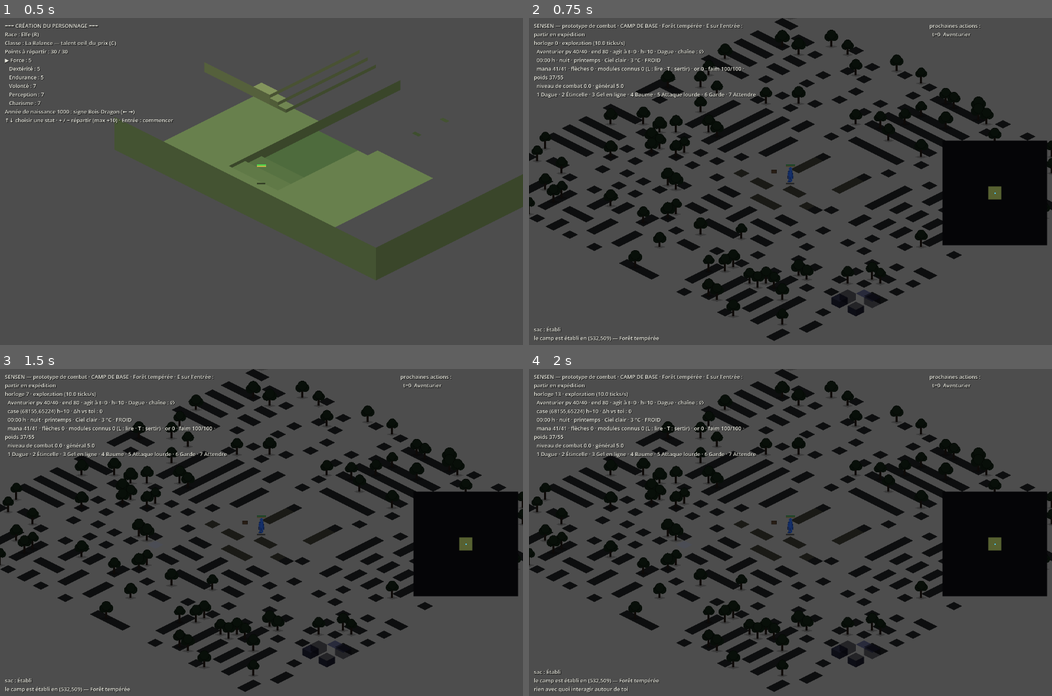
Above: before the commit, frames 1-4 (two rows, left to right).
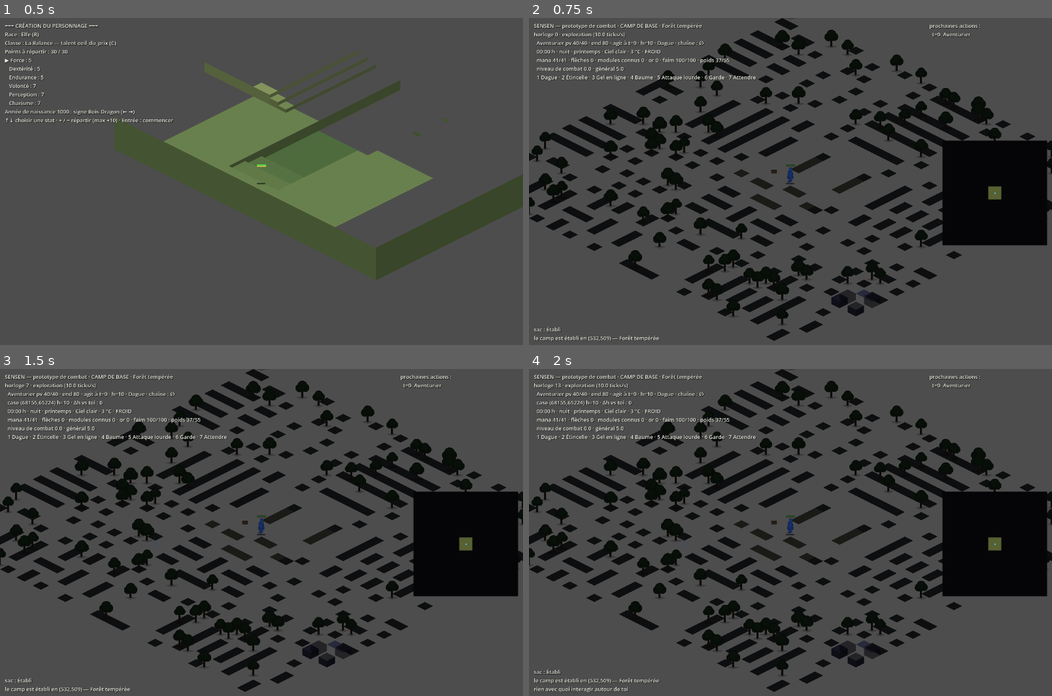
Above: after the commit, the same moments.

Repository: devmarcpro/sensen
Game: Godot game, scene res://scenes/demo/main.tscn
The game is run twice, just before and just after one commit, with the same random seed, the same clock (stepped at 60 frames per second) and the same inputs.
Inputs (mouse positions are in pixels of both pictures, inside the frame that each line leads up to):
- Up to frame 1 (0.5 s): no input
- Up to frame 2 (0.75 s): tap Enter at 0.5 s; move the mouse to (905, 165) at 0.52 s; hold Right from 0.53 s (still down); tap Tab at 0.6 s; click (905, 165) at 0.67 s
- Up to frame 3 (1.5 s): tap M at 0.8, 1.35 s; tap Space at 1.25 s; move the mouse to (156, 548) at 1.27 s; release Right at 1.28 s; hold Down from 1.28 s (still down)
- Up to frame 4 (2 s): keep holding Down; tap E at 1.55 s

Frame 1 is identical in both runs. In frame 2, 1.9% of the frame differs, in the area x 1-44%, y 1-25%; in frame 3, 2.1%; in frame 4, 2.1%, in the area x 1-44%, y 1-28%.

Commit message:
Controles : derniers rappels de touches retires de l'en-tete et de la carte ; Tab ferme aussi la carte
Co-Authored-By: Claude Fable 5 <noreply@anthropic.com>

Diff:
--- a/godot/locale/fr.csv
+++ b/godot/locale/fr.csv
@@ -100,7 +100,7 @@
 capacite.baume.name,Baume
 ui.aide.capacites,I : inventaire · F : atelier · C : feuille (Échap ferme) · M : carte du monde (clic sur une cellule v …(215 unchanged characters)…
 ui.capacite,{touche} {nom} [{modules}] : {forme} portée {pmin}-{pmax} taille {taille} · {ticks} ticks · {ressource} {monnaie} · {des}{bonus}
-ui.capacite.visee,VISÉE : {nom} — cliquer une tuile (Échap annule)
+ui.capacite.visee,VISÉE : {nom} — cliquer une tuile
 ui.capacite.preview,{nom} sur {def} : {des}{bonus} ×{dom} → zone {zone} ×{mult} − armure {armure} ⇒ {min}–{max}
 ui.entite.mana,mana {mana}/{mana_max}
 journal.statut,{nom} subit {statut} ({duree} ticks)
@@ -254,7 +254,7 @@
 journal.pas_de_sertissure,pas d'emplacement libre (ou pas de gemme)
 journal.lecture_reussie,{nom} lit {livre} : {n} module(s) appris
 journal.lecture_echouee,"{nom} échoue à lire {livre} — le livre est perdu ({grave})"
-ui.modules_connus,modules connus {n} (L : lire · T : sertir)
+ui.modules_connus,modules connus {n}
 competence.epee.name,Épée
 competence.hache_d_armes.name,Hache d'armes
 competence.masse.name,Masse
@@ -938,7 +938,7 @@
 journal.donjon_nettoye,"le donjon est nettoyé : il restera ouvert un jour et demi"
 journal.donjon_disparu,"l'entrée du donjon s'est effondrée en ({x},{y})"
 journal.donjon_reapparu,"un donjon est réapparu en ({x},{y})"
-ui.carte.titre,=== CARTE DU MONDE — clic : voyage rapide vers une cellule explorée · flèches : défiler · M/Échap : fermer ===
+ui.carte.titre,=== CARTE DU MONDE — clic : voyage rapide vers une cellule explorée, ou revendiquer une voisine · flèches : défiler · Échap : fermer ===
 ui.carte.depart,=== CHOISIS TA CASE DE DÉPART — clic sur une cellule de terre (couleur : biome · orange/rouge : danger · carré doré : donjon) ===
 ui.carte.legende,"trait ocre : route · vert cerclé : ton camp · bleu cerclé : ici · carré doré : donjon · point clair : filon majeur · sombre : jamais explorée"
 journal.voyage,"{nom} voyage jusqu'en ({x},{y}) : {ticks} ticks"
@@ -962,7 +962,7 @@
 biome.foret_temperee.name,Forêt tempérée
 biome.desert_aride.name,Désert aride
 biome.cote_plage.name,Côte
-ui.camp,"CAMP DE BASE · {biome} · E sur l'entrée : partir en expédition"
+ui.camp,"CAMP DE BASE · {biome}"
 item.pain.name,Pain
 item.ragout.name,Ragoût
 item.viande_grillee.name,Viande grillée
--- a/godot/scenes/demo/carte.gd
+++ b/godot/scenes/demo/carte.gd
@@ -158,7 +158,7 @@
 ## Touches quand la carte est ouverte (flèches : faire défiler la carte).
 func touche(ev: InputEventKey) -> bool:
 	match ev.keycode:
-		KEY_ESCAPE, KEY_M:
+		KEY_ESCAPE, KEY_TAB:
 			if mode != "depart":
 				fermer()
 			return true
